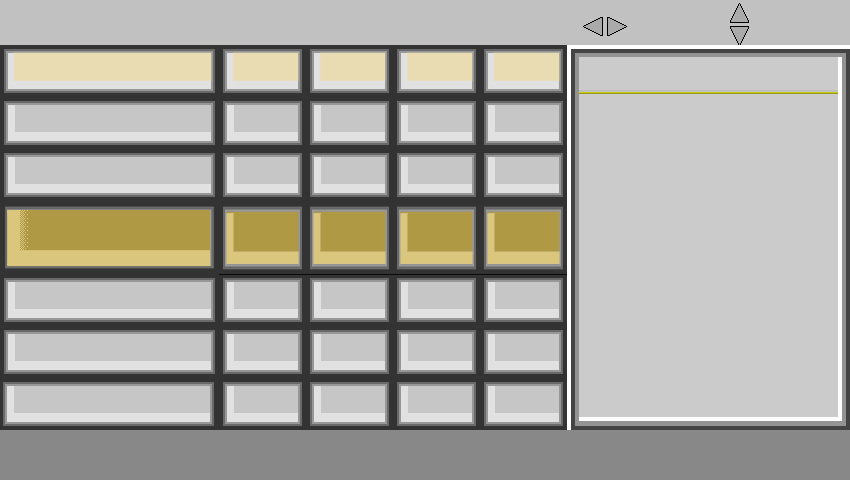
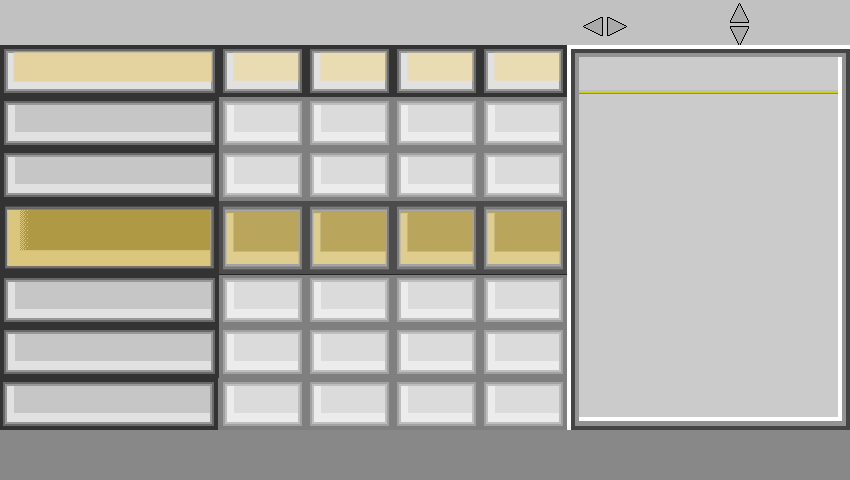
The second (850, 480) image is a revision of the first. Changes to its layers:
"numeros" (1st of 24, in "cajas"): opacity 80% → 50% over [480,274,567,326]
"numeros" (2nd of 24, in "cajas"): opacity 80% → 50% over [393,274,480,326]
"numeros" (3rd of 24, in "cajas"): opacity 80% → 50% over [306,274,393,326]
"numeros" (8th of 24, in "cajas"): opacity 80% → 50% over [219,97,306,149]
"numeros" (9th of 24, in "cajas"): opacity 80% → 50% over [306,97,393,149]
"numeros" (10th of 24, in "cajas"): opacity 80% → 50% over [393,97,480,149]
"numeros" (11th of 24, in "cajas"): opacity 80% → 50% over [480,97,567,149]
"numeros" (12th of 24, in "cajas"): opacity 80% → 50% over [480,149,567,201]
"numeros" (13th of 24, in "cajas"): opacity 80% → 50% over [393,149,480,201]
"numeros" (14th of 24, in "cajas"): opacity 80% → 50% over [306,149,393,201]
"numerosGrande" (1st of 4, in "cajas"): opacity 80% → 70% over [480,201,567,275]
"numerosGrande" (2nd of 4, in "cajas"): opacity 80% → 70% over [393,201,480,275]
"numerosGrande" (3rd of 4, in "cajas"): opacity 80% → 70% over [306,201,393,275]
"numerosGrande" (4th of 4, in "cajas"): opacity 80% → 70% over [219,201,306,275]
"numeros" (15th of 24, in "cajas"): opacity 80% → 50% over [219,149,306,201]
"numeros" (16th of 24, in "cajas"): opacity 80% → 50% over [480,378,567,430]
"numeros" (17th of 24, in "cajas"): opacity 80% → 50% over [393,378,480,430]
"numeros" (18th of 24, in "cajas"): opacity 80% → 50% over [306,378,393,430]
"numeros" (19th of 24, in "cajas"): opacity 80% → 50% over [218,378,306,430]
"numeros" (20th of 24, in "cajas"): opacity 80% → 50% over [480,326,567,378]
"numeros" (21st of 24, in "cajas"): opacity 80% → 50% over [393,326,480,378]
"numeros" (22nd of 24, in "cajas"): opacity 80% → 50% over [306,326,393,378]
"numeros" (23rd of 24, in "cajas"): opacity 80% → 50% over [219,326,306,378]
painted on "cajaPequeña" (5th of 6, in "cajas") over [13,52,212,82]
…and 1 more changes (1 opacity)
